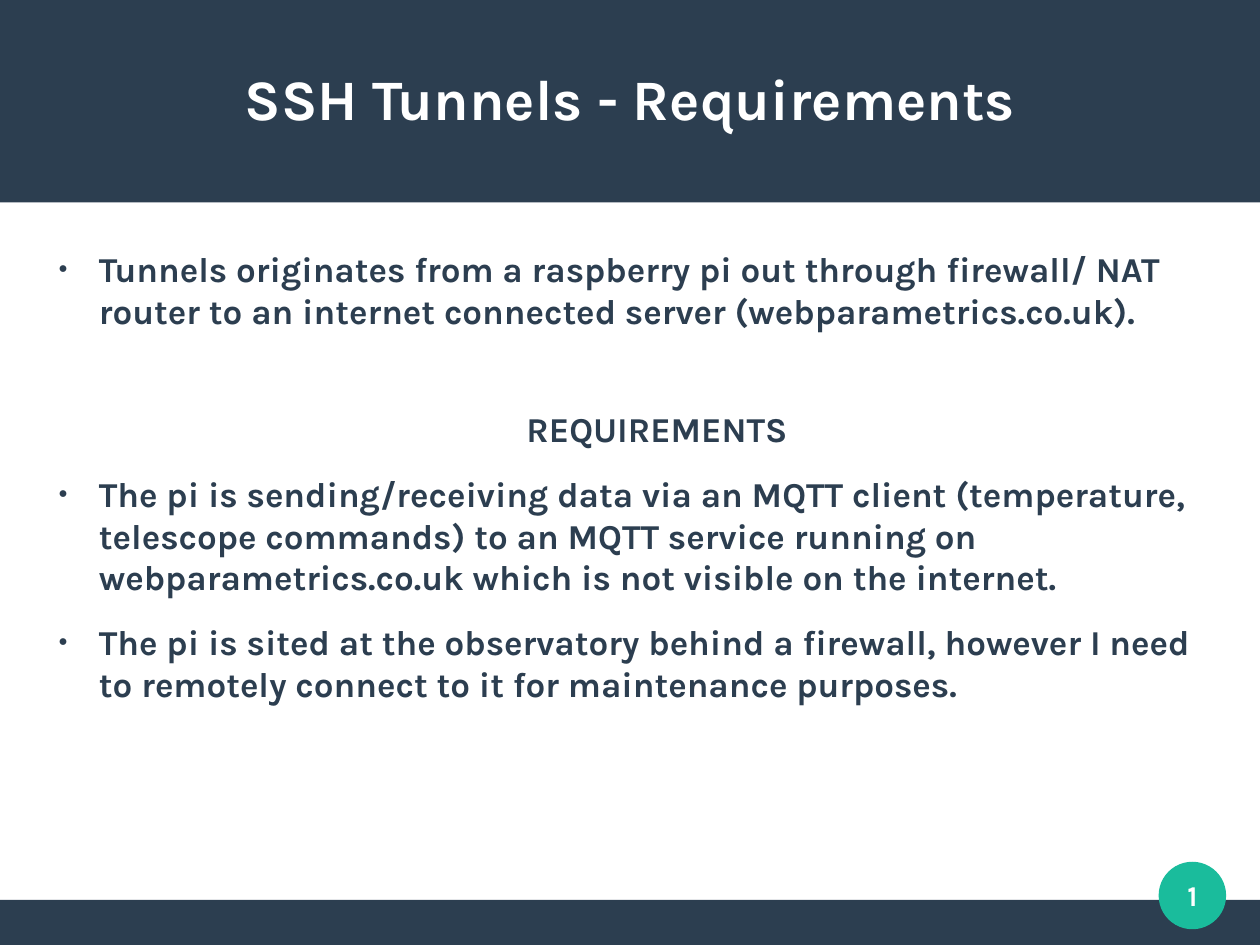
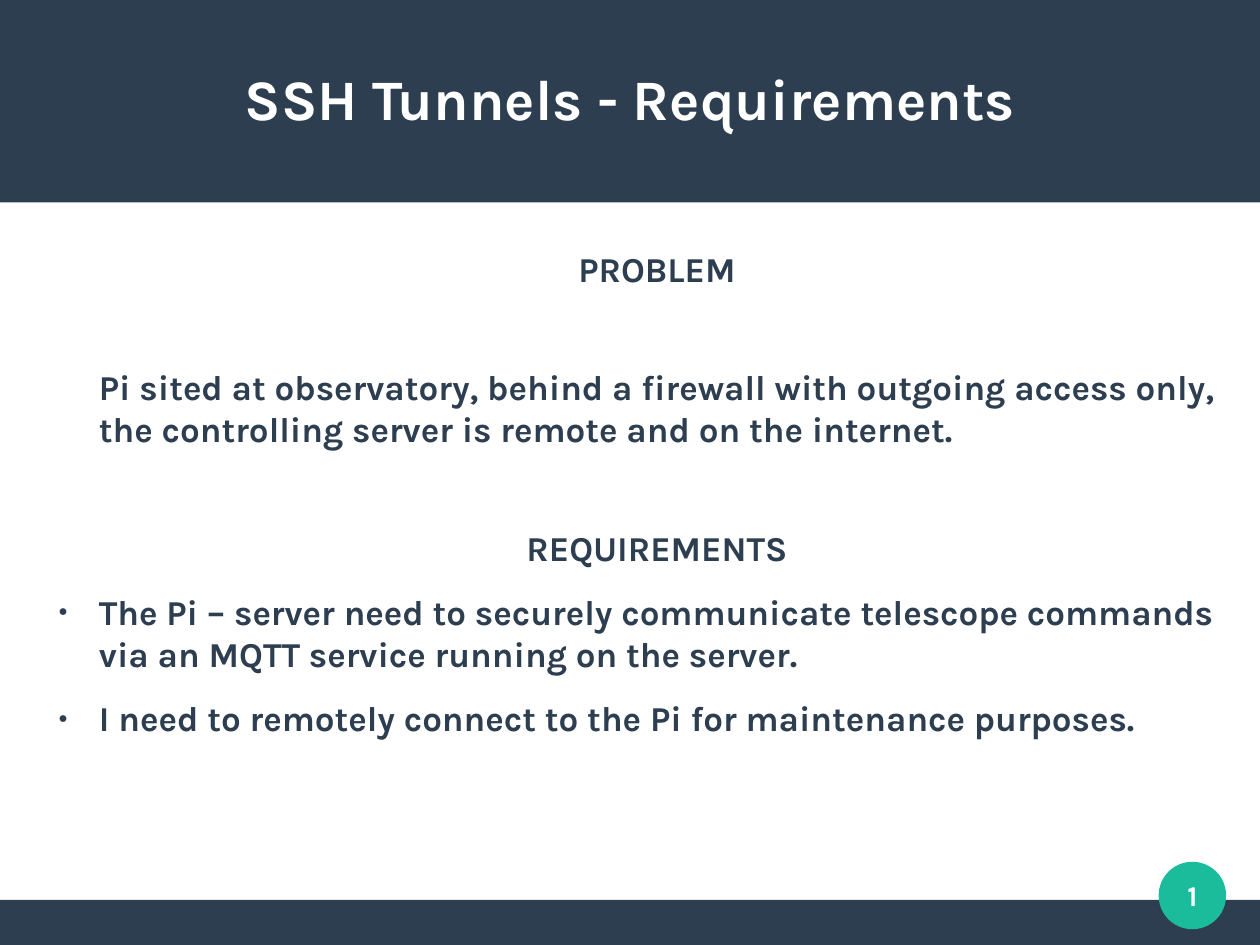
Before and after one commit to bernie-skipole/acremscope-pi, a slide deck: slide 1 of sshtunnel.odp. Drawn at 1260x945 pixels with LibreOffice and Linux fonts; fonts in the diff are those of the drawing. Boxes give left, top, right and bottom in pixels: in the first picture for what was removed or moved away, otherwise in the second. Text is boxed around its words. In the diff, an @@ line names an element or a change of style, - is before the commit and + after.

Commit message:
Updated presentation

```diff
--- a/sshtunnel.odp
+++ b/sshtunnel.odp
@@ text at (99, 259, 1214, 451): text changed @@
-● Tunnels originates from a raspberry pi out through firewall/ NAT router to an internet connected server (webparametrics.co.uk).
+PROBLEM
+Pi sited at observatory, behind a firewall with outgoing access only, the controlling server is remote and on the internet.
@@ text at (99, 600, 1213, 740): text changed @@
-● The pi is sending/receiving data via an MQTT client (temperature, telescope commands) to an MQTT service running on webparametrics.co.uk which is not visible on the internet.
-● The pi is sited at the observatory behind a firewall, however I need to remotely connect to it for maintenance purposes.
+● The Pi – server need to securely communicate telescope commands via an MQTT service running on the server.
+● I need to remotely connect to the Pi for maintenance purposes.
```
Also in this commit, not shown: 8 other slides changed.
